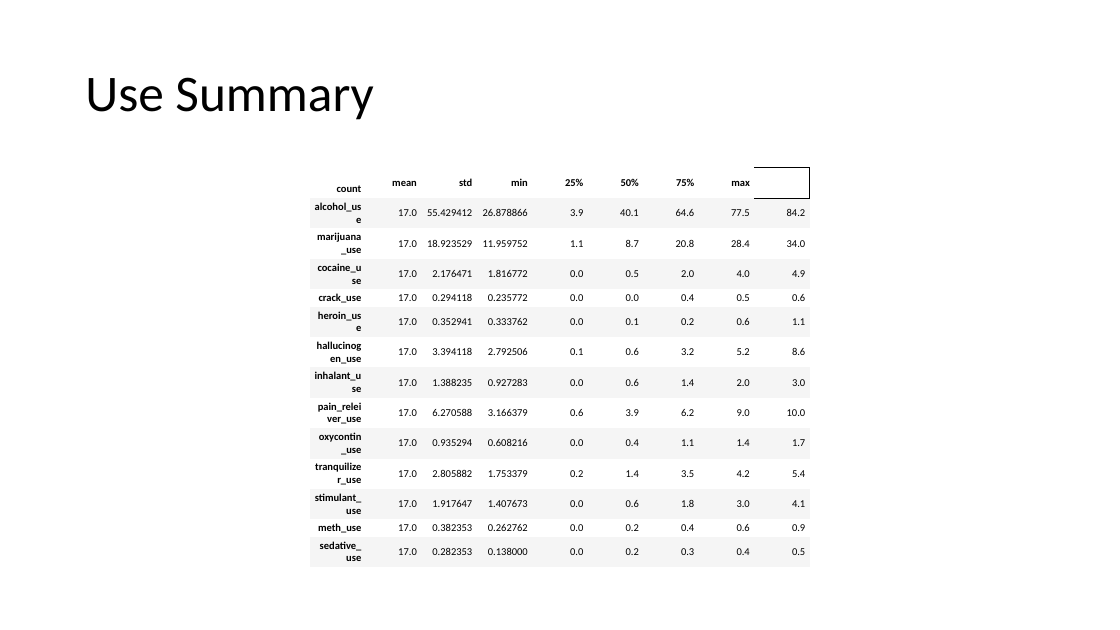
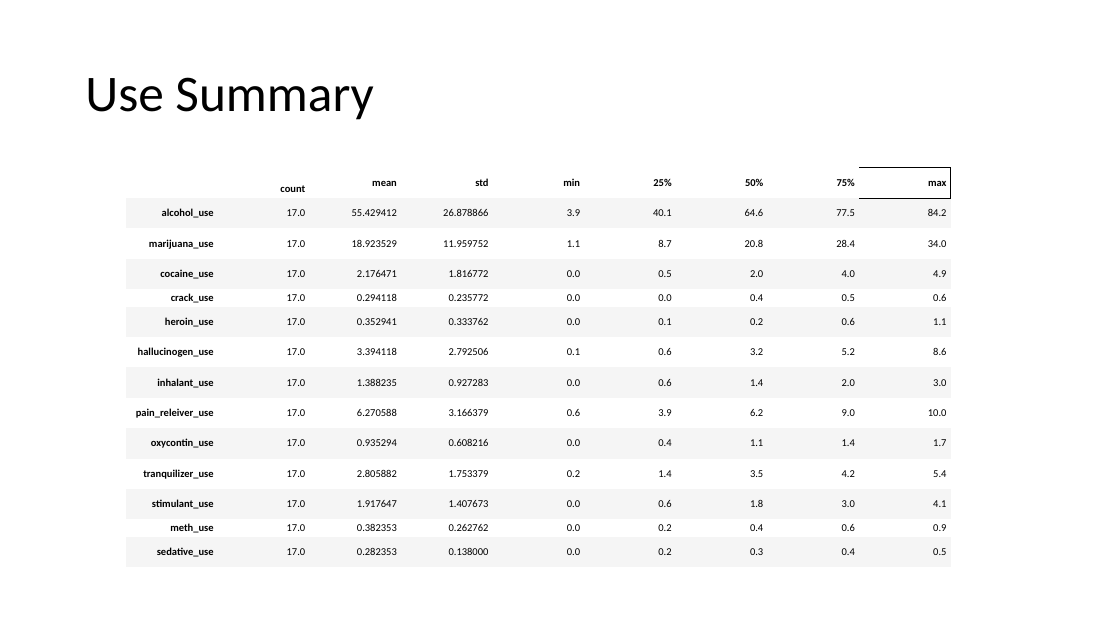
Before and after one commit to DomPye/GA-Coursework, a slide deck: slide 15 of Project-2/Project 2 Presentation.pptx. Drawn at 1120x630 pixels with LibreOffice and Linux fonts; fonts in the diff are those of the drawing. Boxes give left, top, right and bottom in pixels: in the first picture for what was removed or moved away, otherwise in the second. Text is boxed around its words. In the diff, an @@ line names an element or a change of style, - is before the commit and + after.

```diff
--- a/Project-2/Project 2 Presentation.pptx
+++ b/Project-2/Project 2 Presentation.pptx
@@ table at (126, 168, 950, 568) @@
-row 1: count | mean | std | min | 25% | 50% | 75% | max | 
+row 1:  | count | mean | std | min | 25% | 50% | 75% | max
@@ table: place and size @@
-table at (310, 168, 809, 568)
+table at (126, 168, 950, 568)
```
Also in this commit, not shown: 2 other slides changed, 1 other file.
